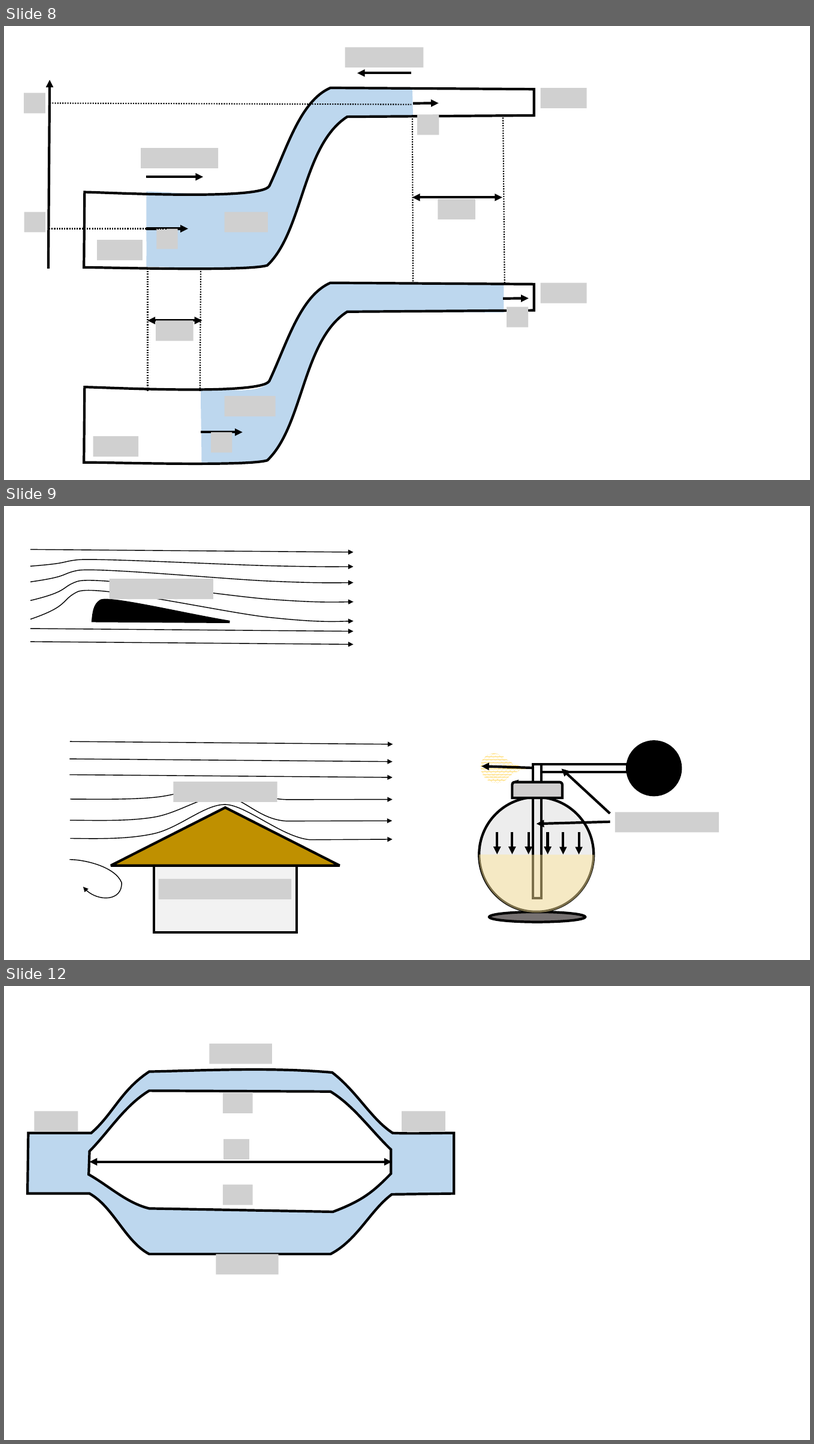
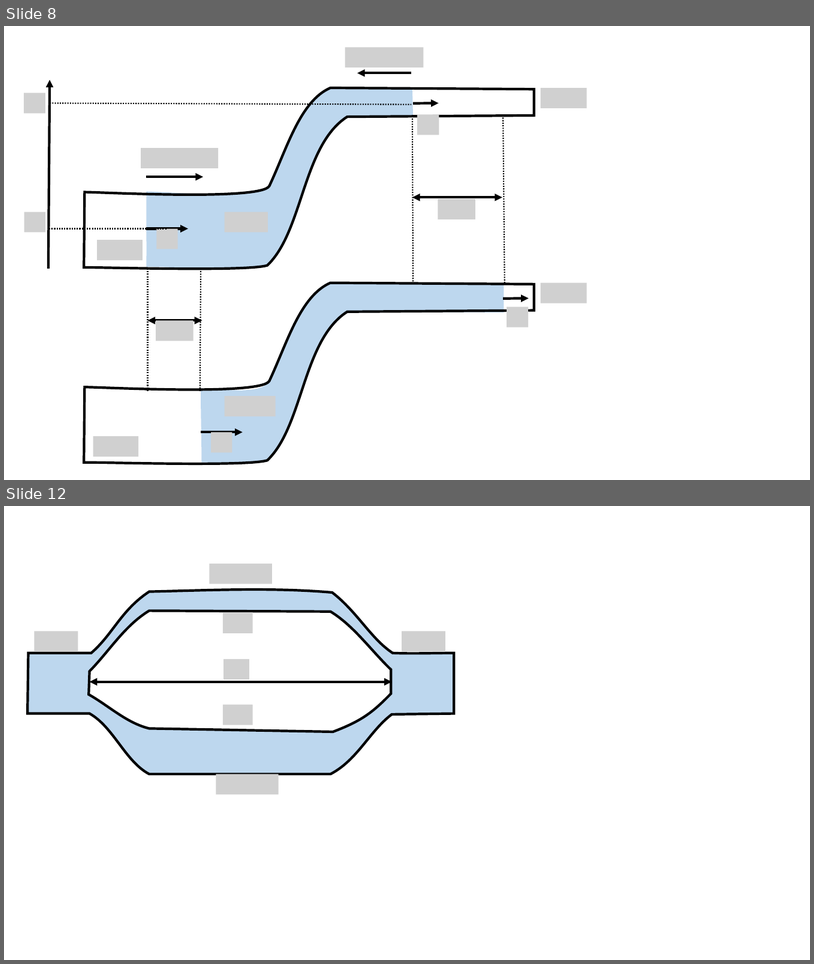
Before and after one commit to OSTP/PhysicsArtofModelling, a slide deck: tex/figures/FluidMechanics/Figures.pptx. Shown one above the other, each under a label of ours: slides 8, 9 and 12 before the commit, slides 8 and 12 after it; the slides between them are not shown. The pictures are 814x1444 and 814x964 pixels, drawn with LibreOffice and Linux fonts; fonts in the diff are those of the drawing; grey boxes stand for pictures. Boxes give left, top, right and bottom in pixels: in the first picture for what was removed or moved away, otherwise in the second. Text is boxed around its words. In the diff, an @@ line names an element or a change of style, - is before the commit and + after.

```diff
--- a/tex/figures/FluidMechanics/Figures.pptx
+++ b/tex/figures/FluidMechanics/Figures.pptx
@@ slide 9 removed at (x1=4, y1=506, x2=810, y2=960), background #FFFFFF @@
@@ group removed at (x1=30, y1=550, x2=354, y2=645): 5 freeform shapes, 3 arrows, 1 picture @@
@@ group removed at (x1=474, y1=741, x2=720, y2=922): 9 arrows, 3 ellipses, 2 rectangles, 1 round same rect, 1 pie slice (boxed as its full ellipse), 1 teardrop, 1 picture @@
@@ group removed at (x1=69, y1=741, x2=393, y2=932): 4 freeform shapes, 3 arrows, 2 pictures, 1 rectangle, 1 triangle @@
```
Also in this commit, not shown: 4 slides changed, 2 slides added, 1 other slide removed, 3 other files.
